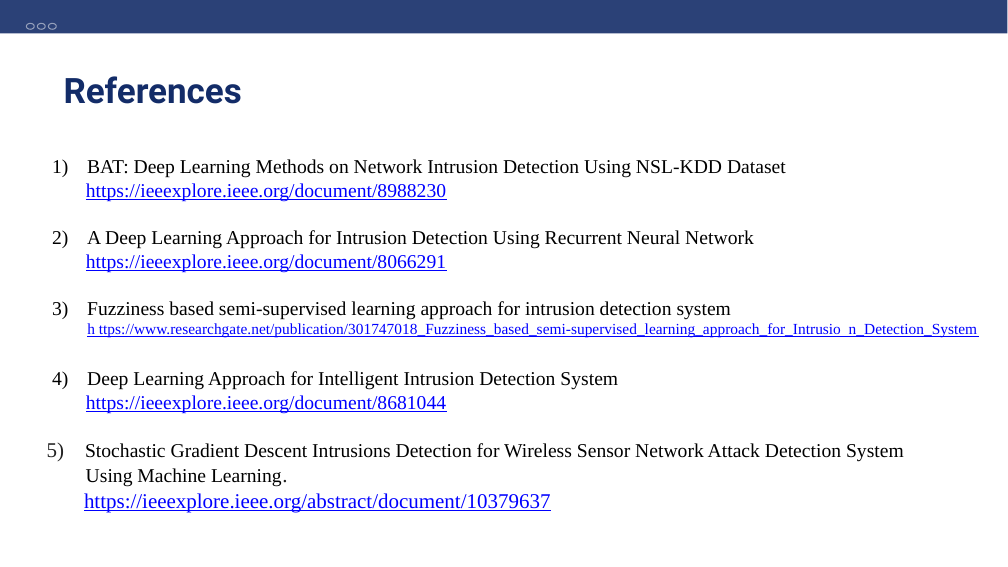
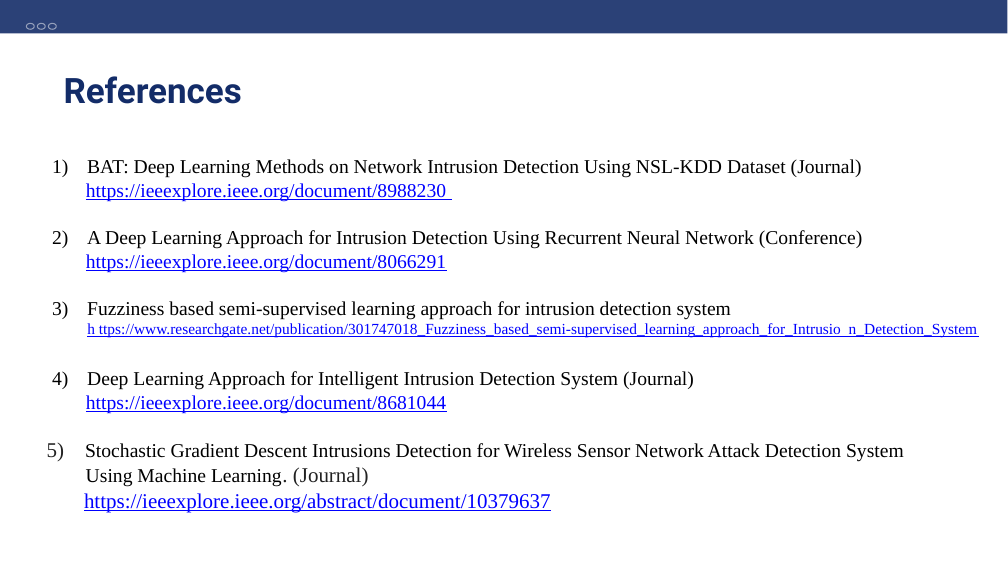
Before and after one commit to El-Vaibhav/BTP_5, a slide deck: slide 23 of BTP_End_Term_ppt.pptx (slide 24 before the commit). Drawn at 1008x567 pixels with LibreOffice and Linux fonts; fonts in the diff are those of the drawing. Boxes give left, top, right and bottom in pixels: in the first picture for what was removed or moved away, otherwise in the second. Text is boxed around its words. In the diff, an @@ line names an element or a change of style, - is before the commit and + after.

```diff
--- a/BTP_End_Term_ppt.pptx
+++ b/BTP_End_Term_ppt.pptx
@@ text at bbox=[87, 159, 862, 178]: text changed @@
-1) BAT: Deep Learning Methods on Network Intrusion Detection Using NSL-KDD Dataset
+1) BAT: Deep Learning Methods on Network Intrusion Detection Using NSL-KDD Dataset (Journal)
@@ text at bbox=[87, 230, 862, 249]: text changed @@
-1) A Deep Learning Approach for Intrusion Detection Using Recurrent Neural Network
+1) A Deep Learning Approach for Intrusion Detection Using Recurrent Neural Network (Conference)
@@ text at bbox=[87, 371, 694, 390]: text changed @@
-1) Deep Learning Approach for Intelligent Intrusion Detection System
+1) Deep Learning Approach for Intelligent Intrusion Detection System (Journal)
@@ text at bbox=[86, 467, 369, 487]: text changed @@
-Using Machine Learning.
+Using Machine Learning. (Journal)
```
Also in this commit, not shown: 9 other slides changed, 1 slide removed, 17 other files.
